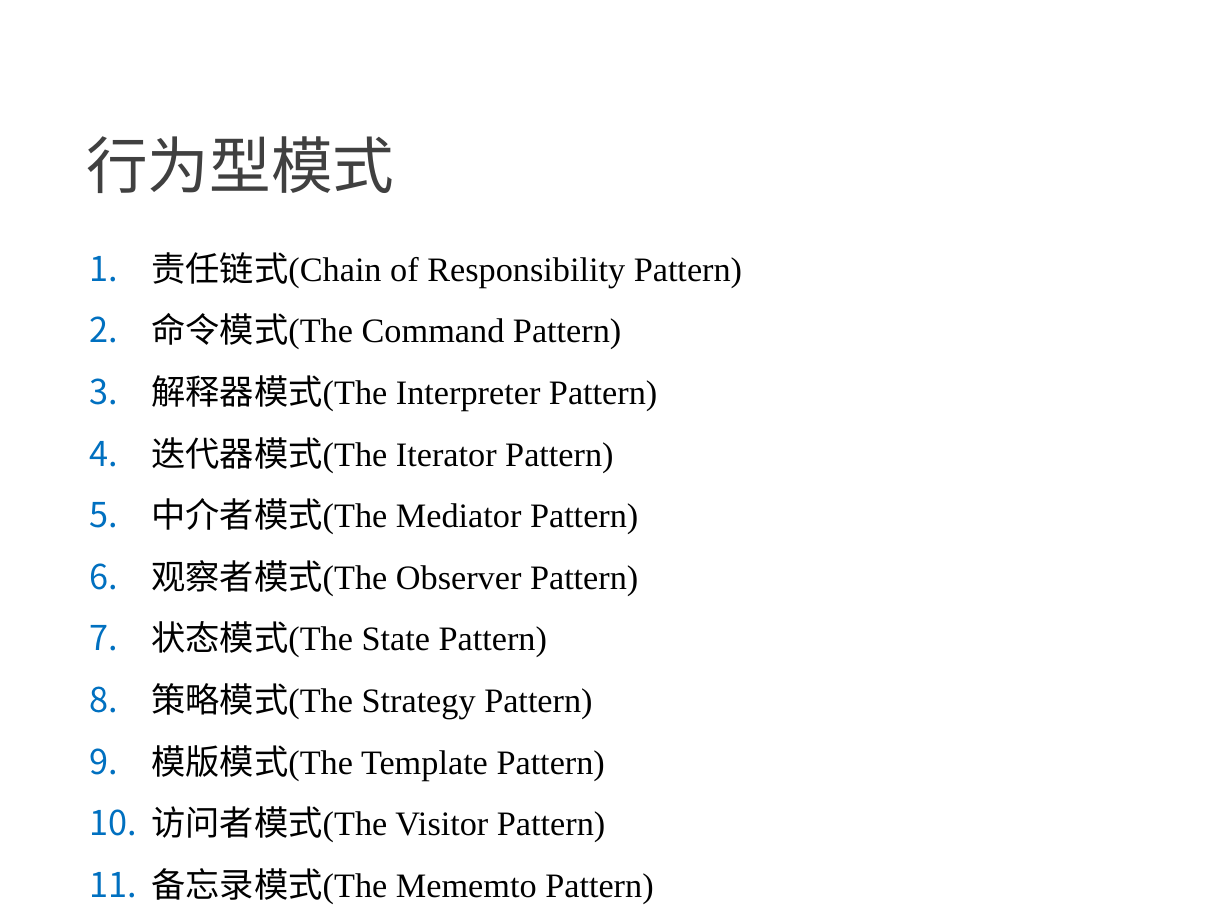
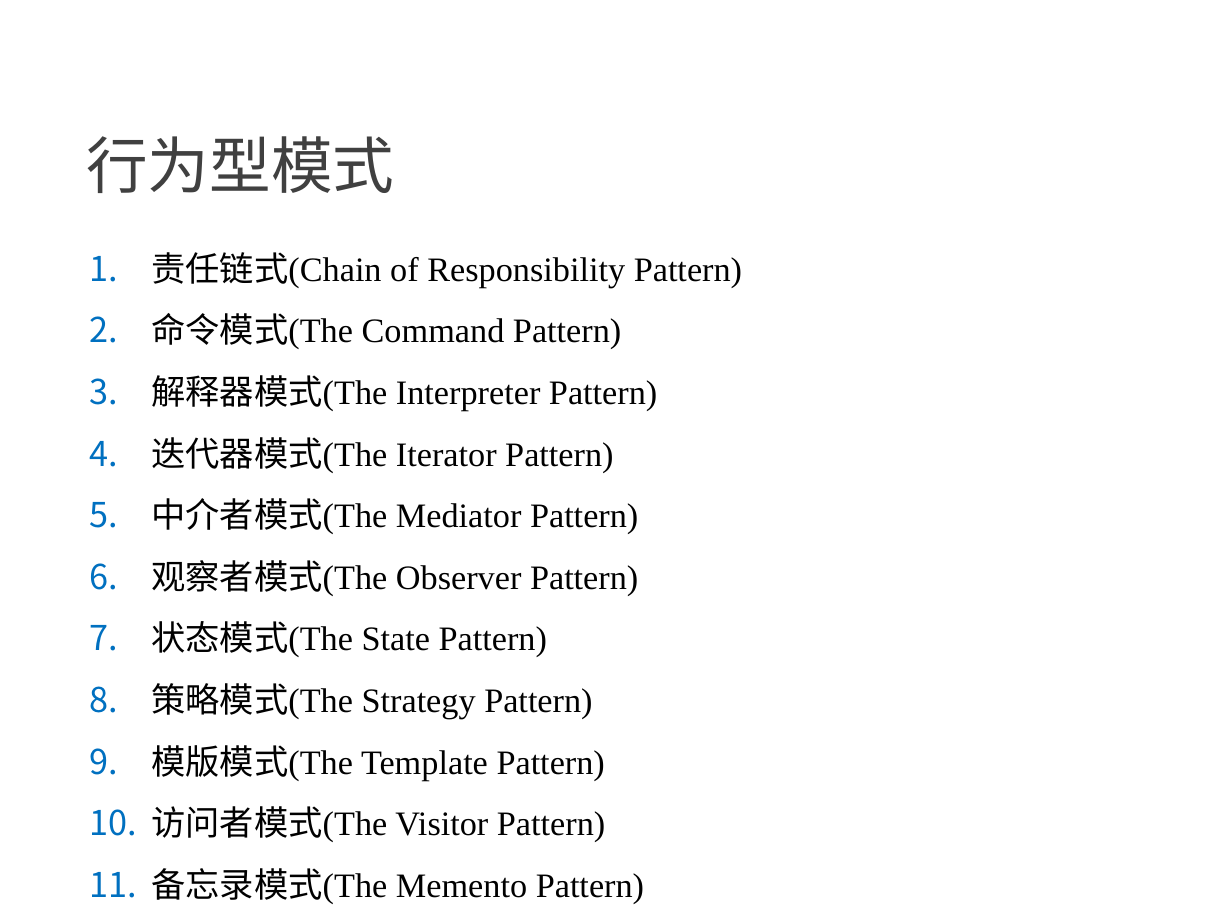
Before and after one commit to NewGr8Player/My-PPT, a slide deck: slide 3 of Design pattern/4.设计模式-行为型模式.pptx. Drawn at 1232x924 pixels with LibreOffice and Linux fonts; fonts in the diff are those of the drawing. Boxes give left, top, right and bottom in pixels: in the first picture for what was removed or moved away, otherwise in the second. Text is boxed around its words. In the diff, an @@ line names an element or a change of style, - is before the commit and + after.

Commit message:
Finished Tag

```diff
--- a/Design pattern/4.设计模式-行为型模式.pptx
+++ b/Design pattern/4.设计模式-行为型模式.pptx
@@ text at (151,868,644,904): text changed @@
-11. 备忘录模式(The Mememto Pattern)
+11. 备忘录模式(The Memento Pattern)
```
Also in this commit, not shown: 1 other slide changed, 8 slides added.
